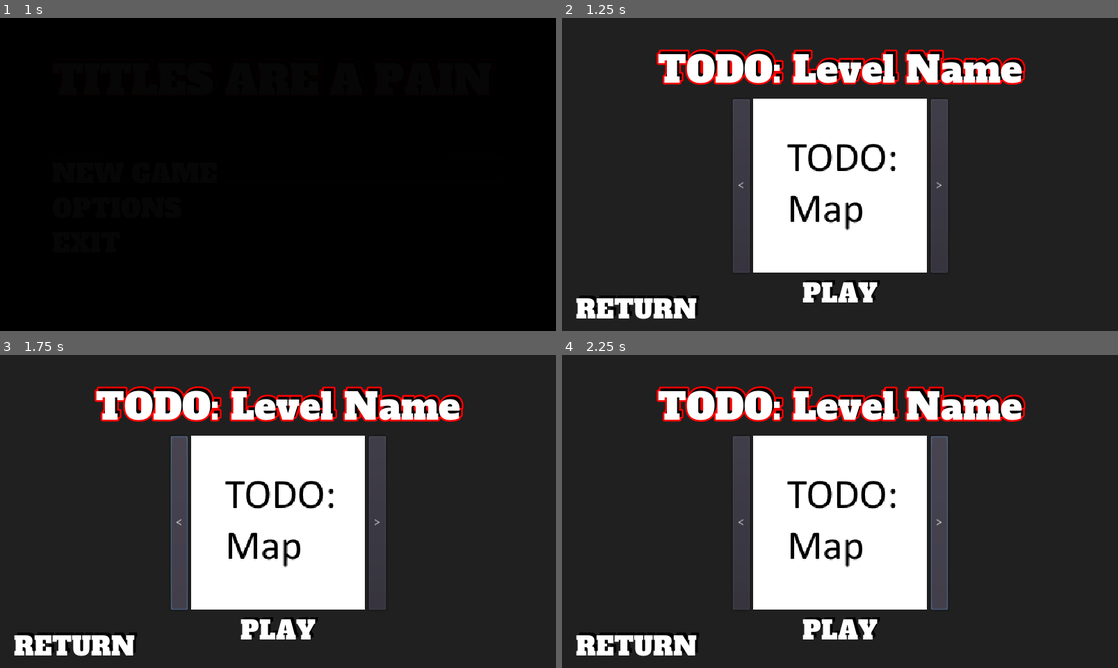
Above: before the commit, frames 1-4 (two rows, left to right).
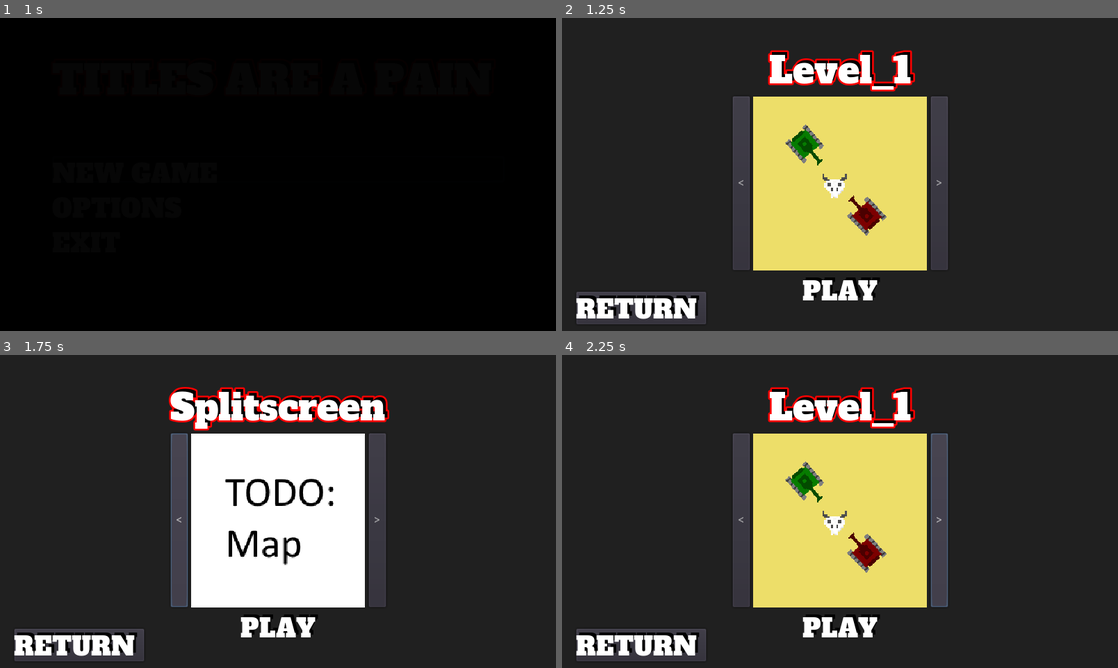
Above: after the commit, the same moments.

Repository: gw935/Skriptsprachen_Spiel
Game: Godot game, scene res://Scenes/TitleScreen/TitleScreen.tscn
Same seed, same stepped clock (60 frames per second), same inputs: the game is played once before the commit and once after it. Sound files missing from this copy of the repository are replaced by a short silence.
Inputs:
- Up to frame 1 (1 s): click "NEW GAME" at 0.5 s
- Up to frame 2 (1.25 s): no input
- Up to frame 3 (1.75 s): click "<" at 1.25 s
- Up to frame 4 (2.25 s): click ">" at 2 s

Frame 1 is identical in both runs. In frame 2, 25% of the frame differs, in the area x 2-84%, y 10-98%; in frame 3, 7.9%; in frame 4, 25%.

Commit message:
Levelselectionscreen, Walls

Diff:
--- /dev/null
+++ b/Entities/Obstacles/Wall_Horizontal.tscn
@@ -0,0 +1,15 @@
+[gd_scene load_steps=3 format=2]
+
+[ext_resource path="res://Assets/Walls/wall_horizontal.png" type="Texture" id=1]
+
+[sub_resource type="RectangleShape2D" id=1]
+extents = Vector2( 400.019, 8 )
+
+[node name="Wall_Horizontal" type="StaticBody2D"]
+
+[node name="Sprite" type="Sprite" parent="."]
+texture = ExtResource( 1 )
+
+[node name="CollisionShape2D" type="CollisionShape2D" parent="."]
+position = Vector2( 0.182465, 0 )
+shape = SubResource( 1 )
--- /dev/null
+++ b/Entities/Obstacles/Wall_Vertical.tscn
@@ -0,0 +1,14 @@
+[gd_scene load_steps=3 format=2]
+
+[ext_resource path="res://Assets/Walls/wall_vertical.png" type="Texture" id=1]
+
+[sub_resource type="RectangleShape2D" id=1]
+extents = Vector2( 8, 200 )
+
+[node name="Wall_Vertical" type="StaticBody2D"]
+
+[node name="Sprite" type="Sprite" parent="."]
+texture = ExtResource( 1 )
+
+[node name="CollisionShape2D" type="CollisionShape2D" parent="."]
+shape = SubResource( 1 )
--- a/Scenes/LevelSelectionScreen/LevelSelectionScreen.gd
+++ b/Scenes/LevelSelectionScreen/LevelSelectionScreen.gd
@@ -1,6 +1,24 @@
 extends Control
 
-var selectedScreen = "res://Scenes/Level_01.tscn"
+var level = [
+	"res://Scenes/Level_01.tscn",
+	"res://Scenes/Test_Level.tscn",
+	"res://Scenes/Splitscreen.tscn"
+]
+var levelPictures = [
+	preload("res://Assets/PreviewLevel/preview_desert.png"),
+	preload("res://Assets/PreviewLevel/Preview_Mapname.png"),
+	preload("res://Assets/PreviewLevel/Preview_Mapname.png")
+]
+var levelNames = [
+	"Level_1",
+	"Test_Level",
+	"Splitscreen"
+]
+
+var titleScreen = "res://Scenes/TitleScreen/TitleScreen.tscn"
+
+var selectedScreen = 0
 
 
 func _on_PlayButton_pressed():
@@ -9,7 +27,7 @@
 
 
 func changeToSelectedLevel():
-	get_tree().change_scene(selectedScreen)
+	get_tree().change_scene(level[selectedScreen])
 
 
 func _on_ReturnButton_pressed():
@@ -18,4 +36,23 @@
 
 
 func changeToTitleScreen():
-	get_tree().change_scene("res://Scenes/TitleScreen/TitleScreen.tscn")
+	get_tree().change_scene(titleScreen)
+
+
+
+func _on_leftButton_pressed():
+	if selectedScreen <= 0:
+		selectedScreen = level.size() - 1
+	else:
+		selectedScreen = selectedScreen - 1
+	$VBoxContainer/HBoxContainer/TextureRect.texture = levelPictures[selectedScreen]
+	$LevelLabel.text = levelNames[selectedScreen]
+
+
+func _on_rightButton_pressed():
+	if selectedScreen >= level.size() - 1:
+		selectedScreen = 0
+	else:
+		selectedScreen = selectedScreen + 1
+	$VBoxContainer/HBoxContainer/TextureRect.texture = levelPictures[selectedScreen]
+	$LevelLabel.text = levelNames[selectedScreen]
--- a/Scenes/LevelSelectionScreen/LevelSelectionScreen.tscn
+++ b/Scenes/LevelSelectionScreen/LevelSelectionScreen.tscn
@@ -3,7 +3,7 @@
 [ext_resource path="res://Scenes/LevelSelectionScreen/ReturnButton.tscn" type="PackedScene" id=1]
 [ext_resource path="res://Scenes/LevelSelectionScreen/PlayButton.tscn" type="PackedScene" id=2]
 [ext_resource path="res://Assets/fonts/AlfaSlabOne-Regular.ttf" type="DynamicFontData" id=3]
-[ext_resource path="res://Assets/Preview_Mapname.png" type="Texture" id=4]
+[ext_resource path="res://Assets/PreviewLevel/preview_desert.png" type="Texture" id=4]
 [ext_resource path="res://Scenes/LevelSelectionScreen/LevelSelectionScreen.gd" type="Script" id=5]
 [ext_resource path="res://Scenes/TitleScreen/FadeIn.tscn" type="PackedScene" id=6]
 
@@ -139,73 +139,69 @@
 "_edit_use_anchors_": false
 }
 
-[node name="CenterContainer" type="CenterContainer" parent="."]
-anchor_right = 1.0
-anchor_bottom = 1.0
-__meta__ = {
-"_edit_use_anchors_": false
-}
-
-[node name="VBoxContainer" type="VBoxContainer" parent="CenterContainer"]
-margin_left = 108.0
+[node name="LevelLabel" type="Label" parent="."]
+margin_left = 1.0
 margin_top = 32.0
-margin_right = 531.0
-margin_bottom = 328.0
-alignment = 1
-__meta__ = {
-"_edit_use_anchors_": false
-}
-
-[node name="Label" type="Label" parent="CenterContainer/VBoxContainer"]
-margin_right = 423.0
-margin_bottom = 58.0
+margin_right = 639.0
+margin_bottom = 90.0
 custom_colors/font_color = Color( 1, 1, 1, 1 )
 custom_colors/font_outline_modulate = Color( 1, 0, 0, 1 )
 custom_colors/font_color_shadow = Color( 0, 0, 0, 1 )
 custom_constants/shadow_offset_x = 3
 custom_constants/shadow_offset_y = -3
 custom_fonts/font = SubResource( 2 )
-text = "TODO: Level Name"
-
-[node name="HBoxContainer" type="HBoxContainer" parent="CenterContainer/VBoxContainer"]
-margin_top = 62.0
-margin_right = 423.0
-margin_bottom = 262.0
+text = "Level_1"
+align = 1
+valign = 1
+
+[node name="VBoxContainer" type="VBoxContainer" parent="."]
+margin_left = 196.0
+margin_top = 90.0
+margin_right = 444.0
+margin_bottom = 324.0
 alignment = 1
-
-[node name="Button" type="Button" parent="CenterContainer/VBoxContainer/HBoxContainer"]
-margin_left = 87.0
-margin_right = 107.0
+__meta__ = {
+"_edit_use_anchors_": false
+}
+
+[node name="HBoxContainer" type="HBoxContainer" parent="VBoxContainer"]
+margin_right = 248.0
+margin_bottom = 200.0
+alignment = 1
+
+[node name="leftButton" type="Button" parent="VBoxContainer/HBoxContainer"]
+margin_right = 20.0
 margin_bottom = 200.0
 text = "<"
 
-[node name="TextureRect" type="TextureRect" parent="CenterContainer/VBoxContainer/HBoxContainer"]
-margin_left = 111.0
-margin_right = 311.0
+[node name="TextureRect" type="TextureRect" parent="VBoxContainer/HBoxContainer"]
+margin_left = 24.0
+margin_right = 224.0
 margin_bottom = 200.0
 rect_min_size = Vector2( 200, 200 )
 rect_pivot_offset = Vector2( 100, 100 )
 texture = ExtResource( 4 )
 
-[node name="Button2" type="Button" parent="CenterContainer/VBoxContainer/HBoxContainer"]
-margin_left = 315.0
-margin_right = 335.0
+[node name="rightButton" type="Button" parent="VBoxContainer/HBoxContainer"]
+margin_left = 228.0
+margin_right = 248.0
 margin_bottom = 200.0
 text = ">"
 
-[node name="PlayButton" parent="CenterContainer/VBoxContainer" instance=ExtResource( 2 )]
-margin_top = 266.0
-margin_right = 423.0
-margin_bottom = 296.0
+[node name="PlayButton" parent="VBoxContainer" instance=ExtResource( 2 )]
+margin_top = 204.0
+margin_right = 248.0
+margin_bottom = 234.0
 rect_pivot_offset = Vector2( 90, 15 )
 custom_fonts/font = SubResource( 1 )
 
 [node name="ReturnButton" parent="." instance=ExtResource( 1 )]
 margin_left = 16.0
 margin_top = 315.0
-margin_right = 196.0
-margin_bottom = 345.0
-align = 0
+margin_right = 166.0
+margin_bottom = 352.0
+rect_min_size = Vector2( 150, 30 )
+flat = false
 
 [node name="FadeIn" parent="." instance=ExtResource( 6 )]
 visible = false
@@ -215,7 +211,9 @@
 anims/fade_into_LevelSelectionScreen = SubResource( 3 )
 anims/fade_into_TitleScreen = SubResource( 3 )
 
-[connection signal="pressed" from="CenterContainer/VBoxContainer/PlayButton" to="." method="_on_PlayButton_pressed"]
+[connection signal="pressed" from="VBoxContainer/HBoxContainer/leftButton" to="." method="_on_leftButton_pressed"]
+[connection signal="pressed" from="VBoxContainer/HBoxContainer/rightButton" to="." method="_on_rightButton_pressed"]
+[connection signal="pressed" from="VBoxContainer/PlayButton" to="." method="_on_PlayButton_pressed"]
 [connection signal="pressed" from="ReturnButton" to="." method="_on_ReturnButton_pressed"]
 
 [editable path="FadeIn"]
--- a/Scenes/Level_01.tscn
+++ b/Scenes/Level_01.tscn
@@ -1,9 +1,12 @@
-[gd_scene load_steps=5 format=2]
+[gd_scene load_steps=8 format=2]
 
 [ext_resource path="res://Entities/Tank.tscn" type="PackedScene" id=1]
 [ext_resource path="res://Assets/Desert.tres" type="TileSet" id=2]
 [ext_resource path="res://Scenes/Map.gd" type="Script" id=3]
 [ext_resource path="res://Entities/PowerUps/Power_Up.tscn" type="PackedScene" id=4]
+[ext_resource path="res://UI/UI.tscn" type="PackedScene" id=5]
+[ext_resource path="res://Entities/Obstacles/Wall_Horizontal.tscn" type="PackedScene" id=6]
+[ext_resource path="res://Entities/Obstacles/Wall_Vertical.tscn" type="PackedScene" id=7]
 
 [node name="Level_01" type="Node2D"]
 script = ExtResource( 3 )
@@ -38,5 +41,19 @@
 position = Vector2( 143, 149 )
 mass = 1.0
 
+[node name="UI" parent="." instance=ExtResource( 5 )]
+
+[node name="Wall_Horizontal" parent="." instance=ExtResource( 6 )]
+position = Vector2( 328, -8 )
+
+[node name="Wall_Horizontal2" parent="." instance=ExtResource( 6 )]
+position = Vector2( 304, 368 )
+
+[node name="Wall_Vertical" parent="." instance=ExtResource( 7 )]
+position = Vector2( -8, 168 )
+
+[node name="Wall_Vertical2" parent="." instance=ExtResource( 7 )]
+position = Vector2( 648, 168 )
+
 [editable path="Player_1"]
 [editable path="Player_2"]
Renamed: Assets/Preview_Mapname.png -> Assets/PreviewLevel/Preview_Mapname.png
Not shown, changed: Assets/PreviewLevel/Preview_Mapname.png.import
Binary file added: Assets/PreviewLevel/preview_desert.png
Not shown, added: Assets/PreviewLevel/preview_desert.png.import
Binary file added: Assets/Walls/wall_horizontal.png
Not shown, added: Assets/Walls/wall_horizontal.png.import
Binary file added: Assets/Walls/wall_vertical.png
Not shown, added: Assets/Walls/wall_vertical.png.import
